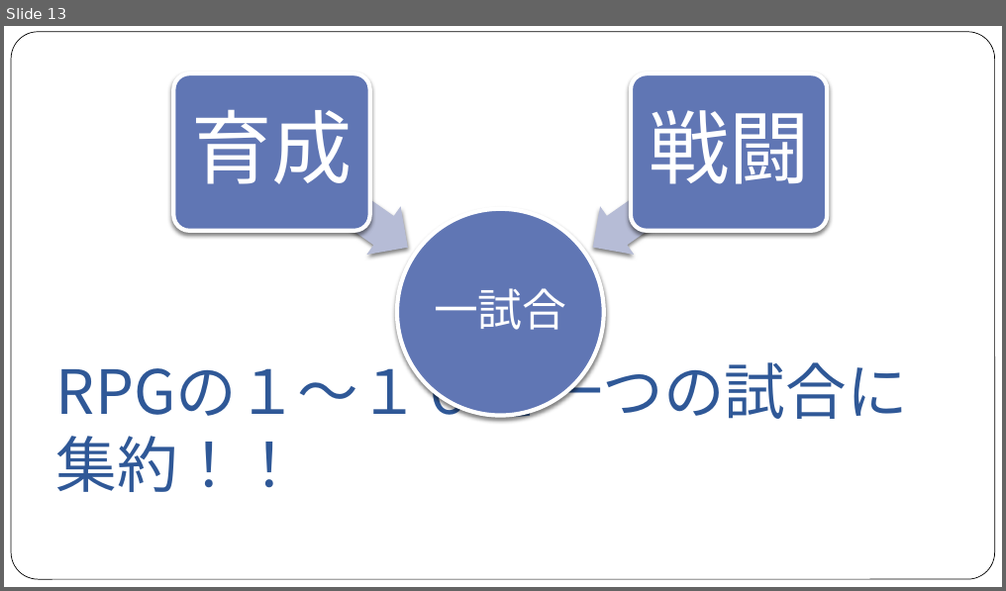
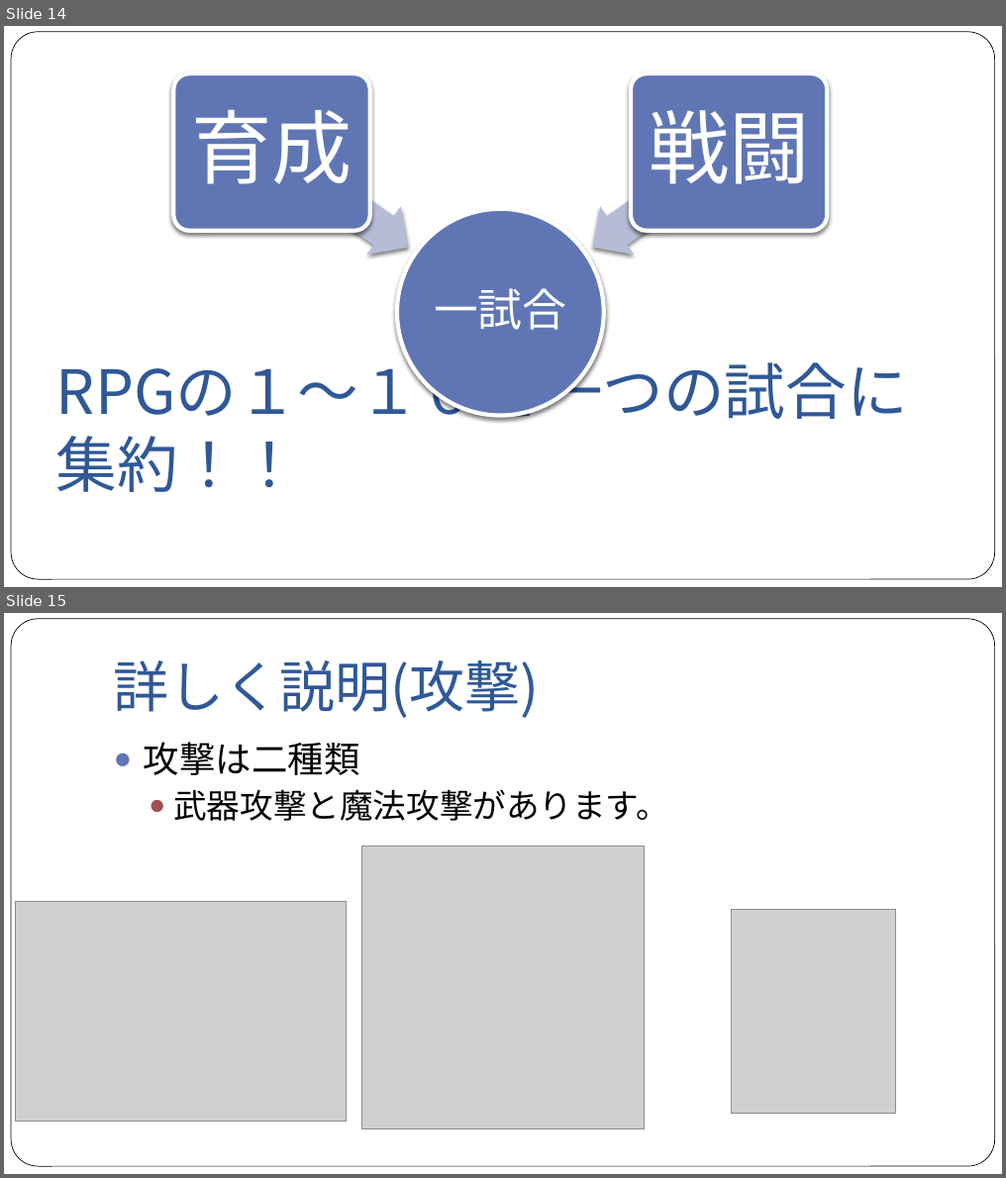
Before and after one commit to NyamLand/VSRPG, a slide deck: 仕様/プレゼンテーション/第一回発表.pptx. Shown one above the other, each under a label of ours: slide 13 before the commit, slides 14 and 15 after it. The pictures are 1006x591 and 1006x1178 pixels, drawn with LibreOffice and Linux fonts; fonts in the diff are those of the drawing; grey boxes stand for pictures. Boxes give left, top, right and bottom in pixels: in the first picture for what was removed or moved away, otherwise in the second. Text is boxed around its words. In the diff, an @@ line names an element or a change of style, - is before the commit and + after.

```diff
--- a/仕様/プレゼンテーション/第一回発表.pptx
+++ b/仕様/プレゼンテーション/第一回発表.pptx
@@ slide 15 added at [4,613,1002,1174], background #FFFFFF; not listed: 1 template element that a slide beside it also shows @@
@@ title added at [114,661,539,718], 40 pt, text #2F5897 @@
+詳しく説明(攻撃)
@@ text added at [144,742,669,821], 24 pt, text #000000 @@
+● 攻撃は二種類
+  ● 武器攻撃と魔法攻撃があります。
@@ picture added at [361,847,644,1129] @@
@@ picture added at [16,901,347,1121] @@
@@ picture added at [731,909,895,1113] @@
@@ what was slide 13 is now slide 14 @@
```
Also in this commit, not shown: 14 slides changed, 6 other slides added, 1 slide removed, 12 other files.
